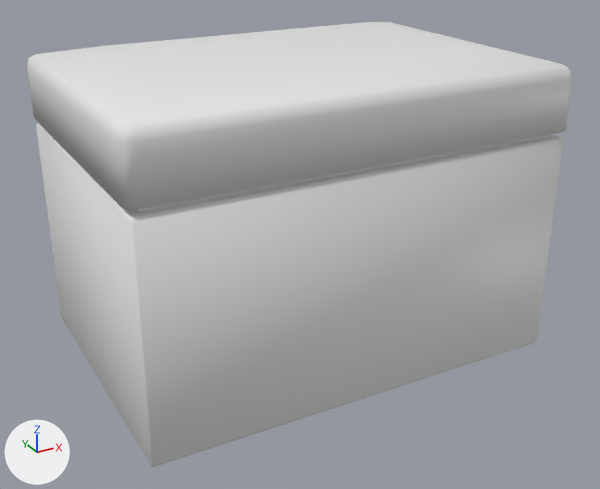
Renders of the FBX model KittyQuest/Assets/Models/Climbable/LivignRoom/ClimbableOttoman01.fbx from each side of a commit.
Camera for both pictures: a 50 mm camera at (-0.00458, -0.00854, 0.00548) aimed at (-0.00002, -0.00024, 0.00133). The axes (+X, +Y, +Z) are drawn at lower left. The lights are the same throughout. Where no turn or scale is listed for an object, it has been applied to the vertices.

Objects in the first picture: 'bottom', 'top'.
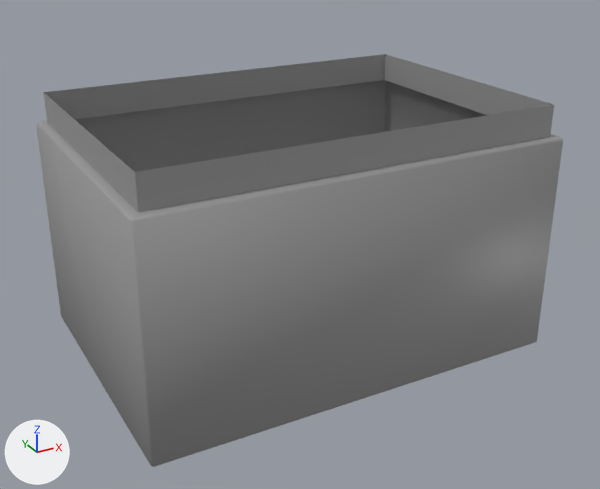
What differs and where, as boxes [x1, y1, x2, y2] in the pictures (600 x 489 px):
'bottom', recoloured: [36, 54, 563, 467] in both
'top', deleted: before [27, 22, 573, 210]

The change in detail:
Material 'Ottoman01' (mat_ottoman01) is new.
Its base color is (0.308, 0.308, 0.308) (grey #979797).
me_mesh_001 has 36 vertices, 66 faces and spans x -0.00261..0.00261, y -0.00183..0.00183, z 0.0..0.00312.
me_mesh_001 no longer uses material mat_default_material (white #e7e7e7).
me_mesh_001 now uses material mat_ottoman01 (grey #979797).
Object 'top' (ob_top) is deleted.
